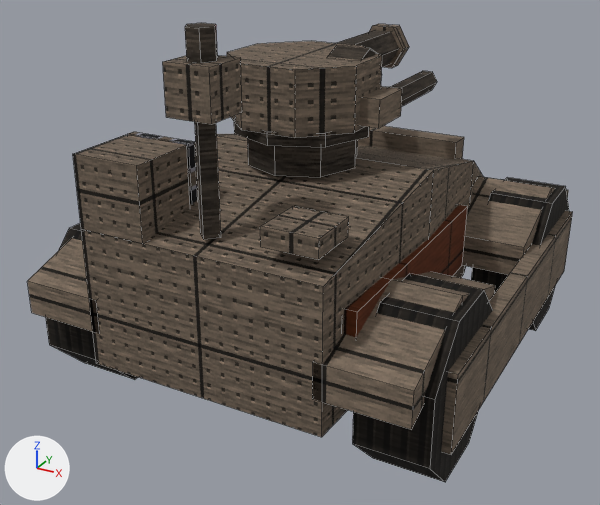
What one commit did to the Blender file tools/lowforge/models/prairie_dog.blend.
Both versions are drawn from a camera (50 mm lens) standing at (43.9, -88.7, 56.1) and looking at (-1.8, -5.5, 14.6). Lighting does not change. The marker at lower left points along +X, +Y and +Z. The older version comes first. Mesh edges are drawn as thin lines.

The first picture shows 'arch.001', 'arch.002', 'arch.003', 'body', 'flank_stripe.001', 'launcher', 'neck', 'pad', 'sensor_head', 'skirt', 'turret', 'wheel.003' and 12 more.
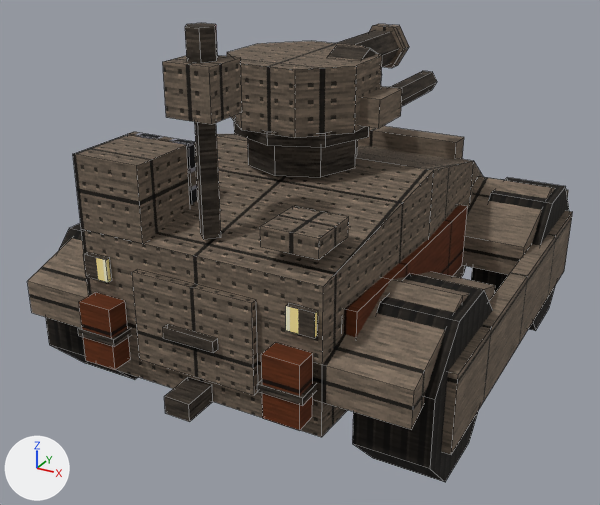
Patch to the scene script:
```diff
--- a/tools/lowforge/models/prairie_dog.blend.py
+++ b/tools/lowforge/models/prairie_dog.blend.py
@@ me_hitch @@
+me_hitch.from_pydata(...)  # a box spanning x -1.5..1.5, y -34.0..-30.0, z 8.0..10.0
+me_hitch.materials.append(mat_steel_dark)  # picture img_dark
@@ me_tail_light_001 @@
+me_tail_light_001.from_pydata(...)  # a box spanning x 10.5..13.5, y -30.6..-30.0, z 19.0..21.5
+me_tail_light_001.materials.append(mat_amber_light)  # picture img_light
@@ me_can_strap_001 @@
+me_can_strap_001.from_pydata(...)  # a box spanning x 8.6..13.4, y -32.7..-29.8, z 13.0..13.8
+me_can_strap_001.materials.append(mat_steel_dark)  # picture img_dark
@@ me_jerry_can_001 @@
+me_jerry_can_001.from_pydata(...)  # a box spanning x 9.0..13.0, y -32.5..-30.0, z 10.0..17.0
+me_jerry_can_001.materials.append(mat_livery_livery2)  # picture img_livery2
@@ me_tail_light @@
+me_tail_light.from_pydata(...)  # a box spanning x -13.5..-10.5, y -30.6..-30.0, z 19.0..21.5
+me_tail_light.materials.append(mat_amber_light)  # picture img_light
@@ me_can_strap @@
+me_can_strap.from_pydata(...)  # a box spanning x -13.4..-8.6, y -32.7..-29.8, z 13.0..13.8
+me_can_strap.materials.append(mat_steel_dark)  # picture img_dark
@@ me_jerry_can @@
+me_jerry_can.from_pydata(...)  # a box spanning x -13.0..-9.0, y -32.5..-30.0, z 10.0..17.0
+me_jerry_can.materials.append(mat_livery_livery2)  # picture img_livery2
@@ me_hatch_handle @@
+me_hatch_handle.from_pydata(...)  # a box spanning x -3.0..3.0, y -31.6..-30.8, z 15.0..16.2
+me_hatch_handle.materials.append(mat_steel_dark)  # picture img_dark
@@ me_rear_hatch @@
+me_rear_hatch.from_pydata(...)  # a box spanning x -7.0..7.0, y -30.8..-30.0, z 11.0..21.0
+me_rear_hatch.materials.append(mat_steel_panel)  # picture img_panel
@@ ob_hitch @@
+ob_hitch = bpy.data.objects.new('hitch', me_hitch)
+ob_hitch.location = (0.0, 0.0, 0.0)
@@ ob_tail_light_001 @@
+ob_tail_light_001 = bpy.data.objects.new('tail_light.001', me_tail_light_001)
+ob_tail_light_001.location = (0.0, 0.0, 0.0)
@@ ob_can_strap_001 @@
+ob_can_strap_001 = bpy.data.objects.new('can_strap.001', me_can_strap_001)
+ob_can_strap_001.location = (0.0, 0.0, 0.0)
@@ ob_jerry_can_001 @@
+ob_jerry_can_001 = bpy.data.objects.new('jerry_can.001', me_jerry_can_001)
+ob_jerry_can_001.location = (0.0, 0.0, 0.0)
@@ ob_tail_light @@
+ob_tail_light = bpy.data.objects.new('tail_light', me_tail_light)
+ob_tail_light.location = (0.0, 0.0, 0.0)
@@ ob_can_strap @@
+ob_can_strap = bpy.data.objects.new('can_strap', me_can_strap)
+ob_can_strap.location = (0.0, 0.0, 0.0)
@@ ob_jerry_can @@
+ob_jerry_can = bpy.data.objects.new('jerry_can', me_jerry_can)
+ob_jerry_can.location = (0.0, 0.0, 0.0)
@@ ob_hatch_handle @@
+ob_hatch_handle = bpy.data.objects.new('hatch_handle', me_hatch_handle)
+ob_hatch_handle.location = (0.0, 0.0, 0.0)
@@ ob_rear_hatch @@
+ob_rear_hatch = bpy.data.objects.new('rear_hatch', me_rear_hatch)
+ob_rear_hatch.location = (0.0, 0.0, 0.0)
```

Pixel boxes (x1, y1, x2, y2) of what changed, in the pictures (600 x 505 px):
'rear_hatch', added (brown): after (132, 269, 258, 395)
'jerry_can.001', added (brown): after (261, 343, 313, 430)
'jerry_can', added (brown): after (79, 292, 131, 370)
'hitch', added: after (164, 377, 213, 422)
'tail_light.001', added: after (286, 303, 318, 338)
'hatch_handle', added: after (163, 324, 218, 353)
'tail_light', added (yellow): after (83, 252, 112, 282)
'can_strap.001', added: after (257, 380, 316, 406)
'can_strap', added: after (78, 327, 131, 347)
